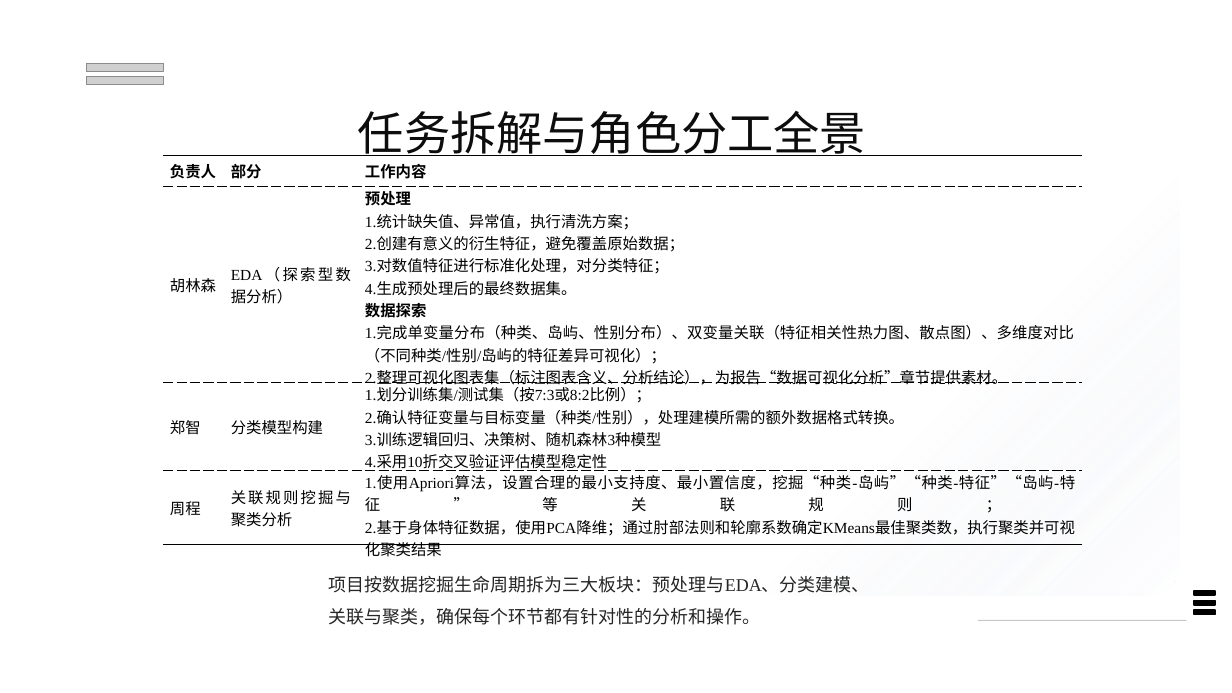
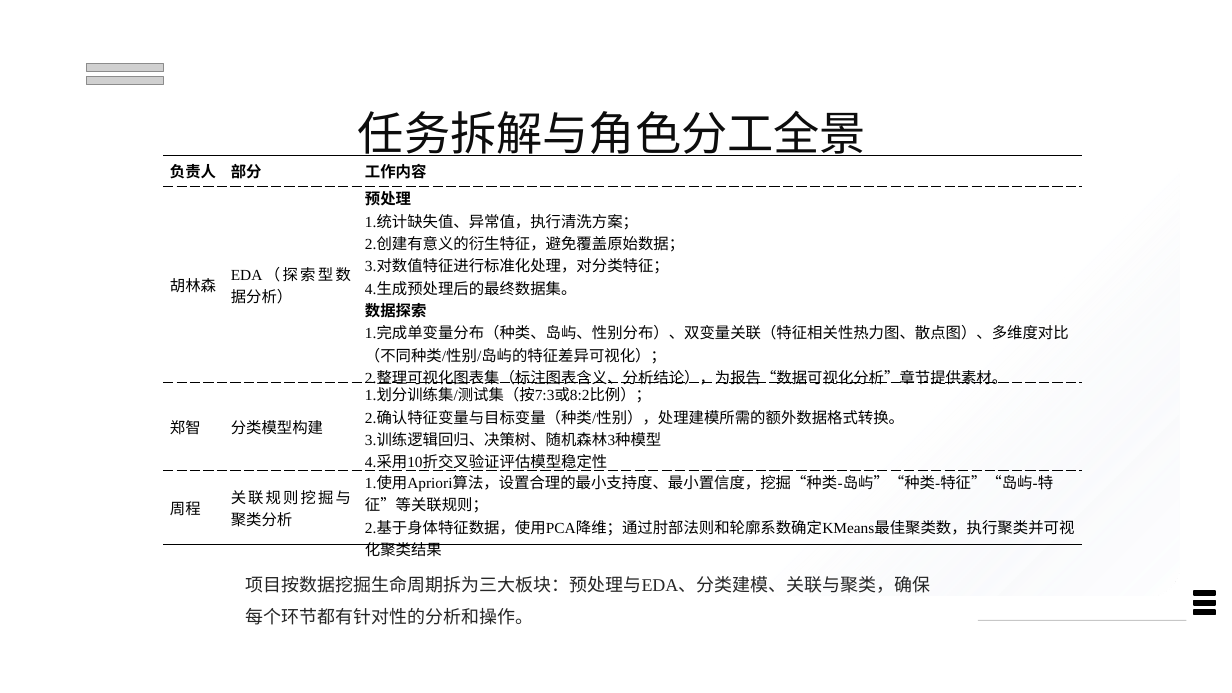
Before and after one commit to GALA-Lin/2025-Fall-Term-Data-Mining-Course-Final-Report, a slide deck: slide 5 of hls/企鹅数据炼金术：从Raw到Insight.pptx. Drawn at 1232x693 pixels with LibreOffice and Linux fonts; fonts in the diff are those of the drawing; grey boxes stand for pictures; background and template pictures are left out. Boxes give left, top, right and bottom in pixels: in the first picture for what was removed or moved away, otherwise in the second. Text is boxed around its words. In the diff, an @@ line names an element or a change of style, - is before the commit and + after.

```diff
--- a/hls/企鹅数据炼金术：从Raw到Insight.pptx
+++ b/hls/企鹅数据炼金术：从Raw到Insight.pptx
@@ table at [163,155,1082,561] @@
@@ alignment justified to left @@
@@ text "项目按数据挖掘生命周期拆为三大板块：预处理与EDA、分类建模、关联与聚类，确保每个环节都有针对性的分析和操作。" rewrapped from [329,576,870,625] to [245,576,930,625] @@
```
Also in this commit, not shown: 1 other slide changed, 2 other files.
